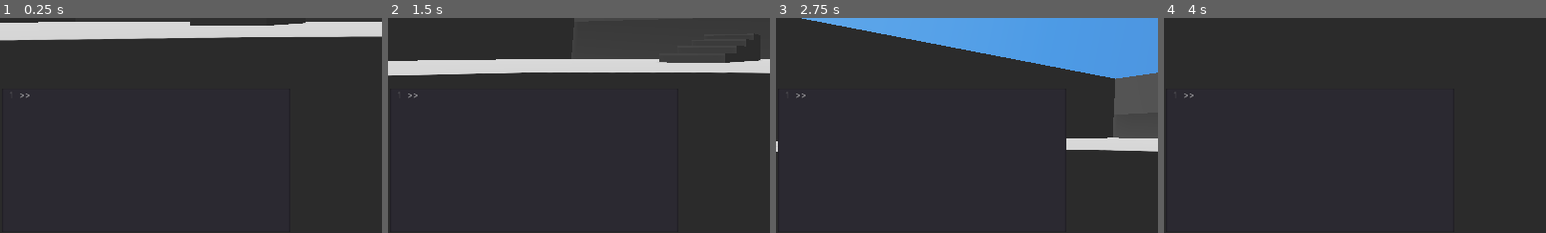
Above: before the commit, frames 1-4 (left to right).
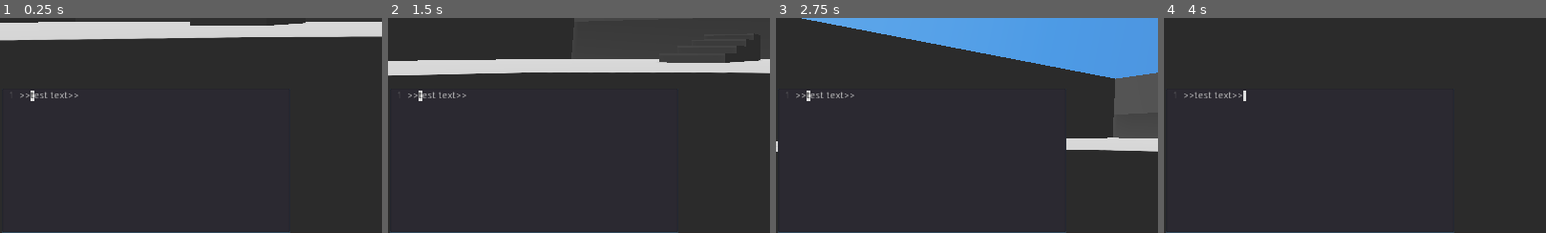
Above: after the commit, the same moments.

Repository: RudyFisher7/Terminal
Game: Godot game, scene res://Main.tscn
The game is run twice, just before and just after one commit, with the same random seed, the same clock (stepped at 60 frames per second) and the same inputs.
Inputs (mouse positions are % of the whole screen's width and height, from its top left):
- Up to frame 1 (0.25 s): no input
- Up to frame 2 (1.5 s): move the mouse to (72, 45) at 0.52 s; click (72, 45) at 0.67 s; drag from (30, 55) to (45, 70) at 1.27 s
- Up to frame 3 (2.75 s): move the mouse to (60, 28) at 2.02 s; click (60, 28) at 2.17 s
- Up to frame 4 (4 s): tap Enter at 2.75 s; drag from (45, 70) to (20, 35) at 2.77 s; move the mouse to (80, 65) at 3.52 s; click (80, 65) at 3.67 s
The pictures show only the part of the screen within x 0-50%, y 50-100%; the shares and areas given below are measured in that part.

The runs differ from the first frame. In frame 1, 0.5% of the frame differs, in the area x 0-76%, y 32-100%; in frame 2, 0.5%; in frame 3, 0.5%; in frame 4, 0.5%.

Commit message:
Fixed 2 terminal bugs. Functionality seems to be fairly dialed and locked in now so far.

Diff:
--- a/Sun.gd
+++ b/Sun.gd
@@ -36,8 +36,6 @@
 
 	if !previous_time_of_day.equals(time_of_day):
 		previous_time_of_day.copy_other(time_of_day)
-		print(time_of_day.to_string())
-		print(rad2deg(pivot.rotation.x))
 
 
 func _on_WorldManager_sun_changed(cmd) -> void:
--- a/Terminal.gd
+++ b/Terminal.gd
@@ -22,6 +22,7 @@
 var parsed_cmd : PoolStringArray = []
 var cmd_delimiter : String = " "
 var cmd_execute : String = "\n"
+var cursor_prev_line : int = 0
 
 
 onready var terminal : TextEdit = get_node(path_to_terminal)
@@ -34,6 +35,7 @@
 	terminal.text += prompt
 	terminal.cursor_set_block_mode(true)
 	terminal.cursor_set_blink_enabled(false)
+	terminal.grab_focus()
 
 
 # Connects the signals this terminal Node emits to the necessary
@@ -120,22 +122,30 @@
 	var line_count : int = terminal.get_line_count()
 	var line : String = terminal.get_line(line_count - 1)
 	var revised_line : String = line
-	#TODO: Adjust for pressing enter while cursor is not at end of cmd
-	if !terminal.text.ends_with(cmd_execute):
-		if !line.begins_with(prompt):
-			var arrow : String = ">"
-			if!line.begins_with(arrow):
-				revised_line = line.indent(prompt)
-				cursor_column += prompt.length()
-			else:
-				revised_line = line.indent(arrow)
-				cursor_column += arrow.length()
-			terminal.set_line(line_count - 1, revised_line)
-			terminal.cursor_set_line(line_count - 1)
-			terminal.cursor_set_column(cursor_column)
-		cmd = revised_line.trim_prefix(prompt)
+
+	if cursor_prev_line != cursor_line:
+		if !terminal.text.ends_with(cmd_execute):
+			terminal.undo()
+			line = terminal.get_line(line_count - 2) # -2 because we are still in signal callback handler function
+			terminal.cursor_set_column(line.length())
+		else:
+			_execute_cmd()
+			cursor_prev_line = terminal.cursor_get_line()
 	else:
-		_execute_cmd()
+		if !terminal.text.ends_with(cmd_execute): # Is this check redundant?
+			if !line.begins_with(prompt):
+				var arrow : String = ">"
+				if!line.begins_with(arrow):
+					revised_line = line.indent(prompt)
+					cursor_column += prompt.length()
+				else:
+					revised_line = line.indent(arrow)
+					cursor_column += arrow.length()
+				terminal.set_line(line_count - 1, revised_line)
+				terminal.cursor_set_line(line_count - 1)
+				terminal.cursor_set_column(cursor_column)
+			cmd = revised_line.trim_prefix(prompt)
+	terminal.clear_undo_history()
 
 
 func _on_TextEdit_cursor_changed() -> void:
--- a/Terminal.tscn
+++ b/Terminal.tscn
@@ -23,6 +23,7 @@
 rect_min_size = Vector2( 0, 16 )
 size_flags_horizontal = 3
 size_flags_vertical = 3
+text = ">>test text"
 syntax_highlighting = true
 show_line_numbers = true
 bookmark_gutter = true
